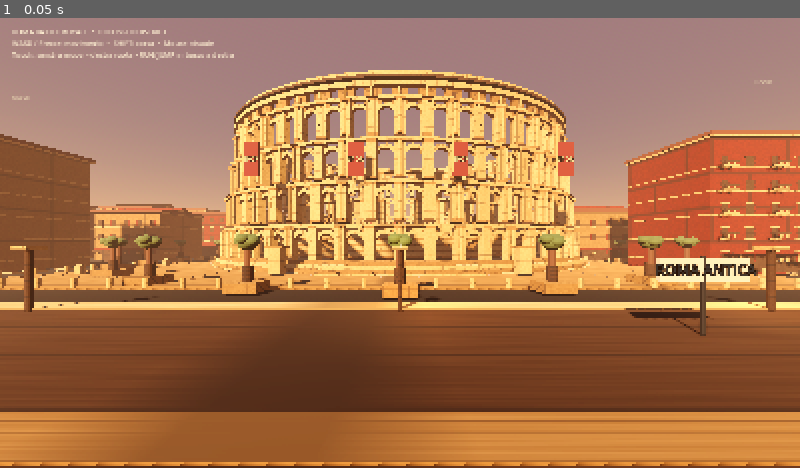
Above: before the commit, frame 1.
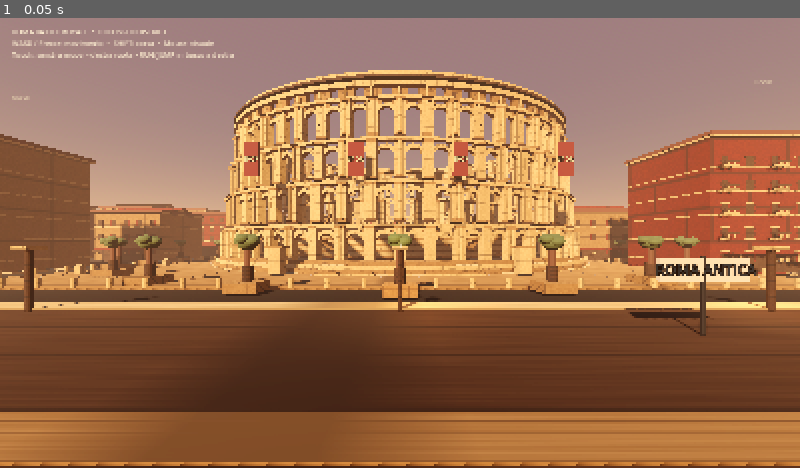
Above: after the commit, the same moment.

Repository: romabattleroyale/Roma-BRT
Game: Godot game, scene res://main.tscn
Two runs of this game, one before a commit and one after it. Both use one fixed random seed, a clock stepped at 60 frames per second and the inputs below.
Inputs:
- Up to frame 1 (0.05 s): no input

The runs differ from the first frame. In frame 1, 8.7% of the frame differs, in the area x 0-100%, y 27-100%.

Commit message:
Reduce harsh yellow exposure and rebalance sunset lighting toward warm natural stone

Diff:
--- a/quality_lab/main.gd
+++ b/quality_lab/main.gd
@@ -180,7 +180,7 @@
 	sky.sky_material = sky_mat
 	env.sky = sky
 	env.ambient_light_source = Environment.AMBIENT_SOURCE_SKY
-	env.ambient_light_energy = 0.72
+	env.ambient_light_energy = 0.82
 	env.tonemap_mode = Environment.TONE_MAPPER_FILMIC
 	env.glow_enabled = true
 	env.ssao_enabled = true
@@ -189,7 +189,7 @@
 	env.ssao_power = 1.35
 	env.adjustment_enabled = true
 	env.adjustment_contrast = 1.08
-	env.adjustment_saturation = 1.06
+	env.adjustment_saturation = 0.94
 	env.fog_enabled = true
 	env.fog_light_color = Color("#d8a07b")
 	env.fog_light_energy = 0.72
@@ -200,7 +200,7 @@
 	var sun := DirectionalLight3D.new()
 	sun.rotation_degrees = Vector3(-34, -28, 0)
 	sun.light_color = Color("#ffd9b0")
-	sun.light_energy = 0.88
+	sun.light_energy = 0.62
 	sun.shadow_enabled = true
 	sun.directional_shadow_max_distance = 180.0
 	add_child(sun)
